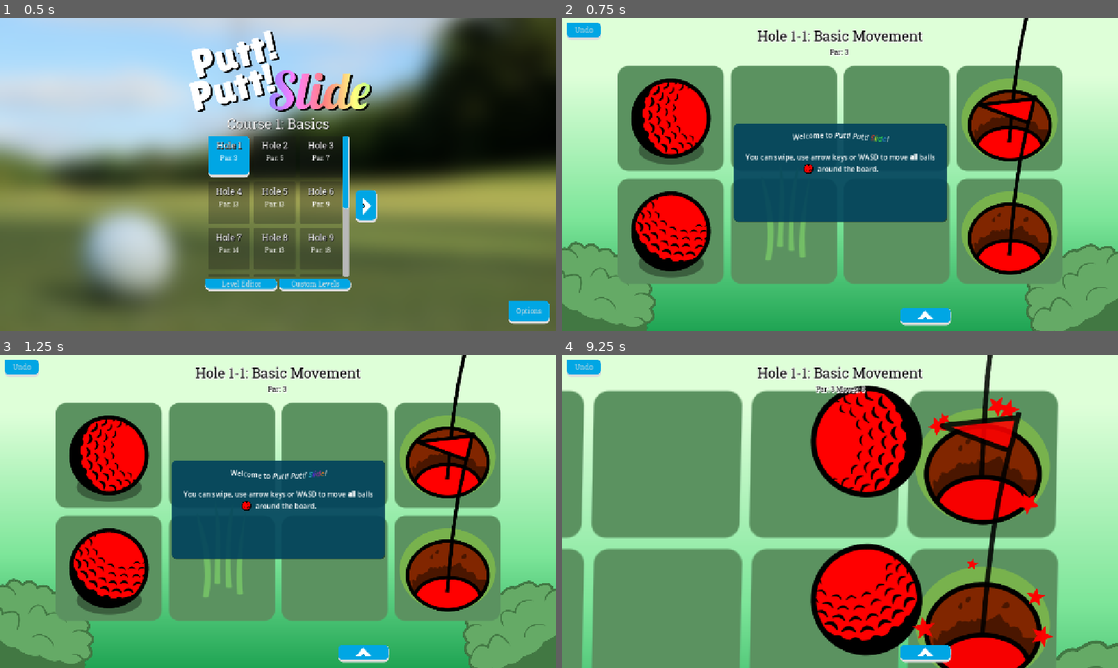
Above: before the commit, frames 1-4 (two rows, left to right).
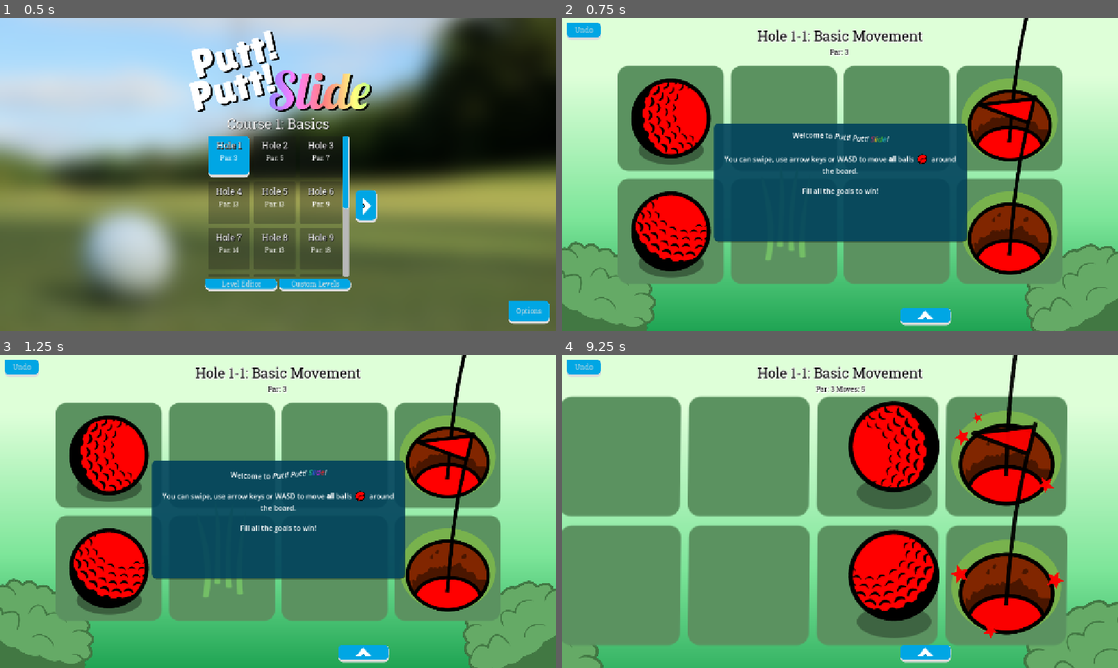
Above: after the commit, the same moments.

Repository: twincannon/GemSlide
Game: Godot game, scene res://scenes/splash_screen.tscn
The game is run twice, just before and just after one commit, with the same random seed, the same clock (stepped at 60 frames per second) and the same inputs. Sound files missing from this copy of the repository are replaced by a short silence.
Inputs (mouse positions are in pixels of both pictures, inside the frame that each line leads up to):
- Up to frame 1 (0.5 s): no input
- Up to frame 2 (0.75 s): click (789, 155) at 0.5 s
- Up to frame 3 (1.25 s): no input
- Up to frame 4 (9.25 s): click "Undo" at 1.25 s; click (923, 652) at 2 s; click "Retry" at 2.75 s; move the mouse to (962, 495) at 3.52 s; hold D (right) 3.53-4.28 s; click (962, 495) at 3.6 s; move the mouse to (728, 527) at 4.27 s; hold S (down) 4.28-5.03 s; tap U (unlocklevels) every 1.5 s from 4.35 to 8.85 s; move the mouse to (895, 442) at 5.02 s; hold D (right) 5.03-5.78 s; click (895, 442) at 5.1 s; move the mouse to (812, 574) at 5.77 s; hold W (up) 5.78-6.53 s; tap Enter at 6.5 s; move the mouse to (1006, 558) at 6.52 s; hold A (left) 6.53-8.03 s; click (1006, 558) at 6.6 s; tap Space at 7.25 s; move the mouse to (673, 464) at 7.27 s; move the mouse to (867, 511) at 8.02 s; hold S (down) 8.03-8.78 s; click (867, 511) at 8.1 s; move the mouse to (756, 433) at 8.77 s; hold D (right) from 8.78 s (still down)

Frame 1 is identical in both runs. In frame 2, 6.6% of the frame differs, in the area x 27-73%, y 33-72%; in frame 3, 6.6%; in frame 4, 44%, in the area x 0-100%, y 0-100%.

Commit message:
Victory sound, music ducking, and more

Diff:
--- a/scenes/game.tscn
+++ b/scenes/game.tscn
@@ -10,6 +10,7 @@
 [ext_resource type="AudioStream" uid="uid://bp6633i07bfq8" path="res://assets/audio/bonk.wav" id="7_u5sy4"]
 [ext_resource type="AudioStream" uid="uid://cnw3njeeiru75" path="res://assets/audio/bomb_ignite.wav" id="7_vtaks"]
 [ext_resource type="AudioStream" uid="uid://dasn2hv3v2e8v" path="res://assets/audio/bomb_defuse.wav" id="8_kvpfn"]
+[ext_resource type="AudioStream" uid="uid://dknqgccseuxmk" path="res://assets/audio/victory.wav" id="11_kvpfn"]
 
 [sub_resource type="Gradient" id="Gradient_1pbea"]
 offsets = PackedFloat32Array(0.270408, 0.5, 0.714286)
@@ -462,6 +463,9 @@
 [node name="BonkAudioPlayer" type="AudioStreamPlayer2D" parent="Audio"]
 stream = ExtResource("7_u5sy4")
 
+[node name="VictoryAudioPlayer" type="AudioStreamPlayer2D" parent="Audio"]
+stream = ExtResource("11_kvpfn")
+
 [node name="BackgroundImageRoot" type="Node2D" parent="."]
 unique_name_in_owner = true
 z_index = -999
--- a/scenes/levels/world1/level01-01.json
+++ b/scenes/levels/world1/level01-01.json
@@ -23,5 +23,5 @@
 	"GridSize": "Vector2i(4, 2)",
 	"LevelName": "Basic Movement",
 	"ParMoves": 3,
-	"Tutorial": "[center][wave amp=50.0 freq=5.0]Welcome to [i] …(166 unchanged characters)… art/golfball.png[/img] around the board.[/center]"
+	"Tutorial": "[center][wave amp=50.0 freq=5.0]Welcome to [i] …(166 unchanged characters)… art/golfball.png[/img] around the board.\n\nFill all the goals to win![/center]"
 }
--- a/scenes/levels/world1/level01-01.tscn
+++ b/scenes/levels/world1/level01-01.tscn
@@ -11,7 +11,9 @@
 level_name = "Basic Movement"
 tutorial = "[center][wave amp=50.0 freq=5.0]Welcome to [i]Putt! Putt! [rainbow]Slide[/rainbow]![/i][/wave]
 
-You can swipe, use arrow keys or WASD to move [b]all[/b] balls [img width=32 height=32 color=#FF0000]res://assets/art/golfball.png[/img] around the board.[/center]"
+You can swipe, use arrow keys or WASD to move [b]all[/b] balls [img width=32 height=32 color=#FF0000]res://assets/art/golfball.png[/img] around the board.
+
+Fill all the goals to win![/center]"
 par_moves = 3
 dev_best = 3
 
--- a/scripts/entities/gem.gd
+++ b/scripts/entities/gem.gd
@@ -104,7 +104,11 @@
 func on_goal_entered(_goal):
 	moves = false
 	gem_in_goal = true
-	%ShadowSprite.visible = false
+
+	var shadow_tween = create_tween()
+	shadow_tween.tween_property(%ShadowSprite, "modulate:a", 0.0, 0.33)
+
+	#%ShadowSprite.visible = false
 	on_gem_entered_goal.emit(self)
 
 func goal_animation_finished():
--- a/scripts/game.gd
+++ b/scripts/game.gd
@@ -471,8 +471,14 @@
 	if status[0]:
 		camera_target_zoom = 2.0
 		camera_target_pos = get_position_at_grid_pos(gem.grid_pos)
-		Engine.time_scale = 0.33
+		$Audio/VictoryAudioPlayer.play()
+		SoundManager.set_music_ducked(true)
+		Engine.time_scale = 0.1
+		get_tree().create_timer(0.25).timeout.connect(restore_engine_timescale.bind())
 		gem.do_goal_celebration()
+
+func restore_engine_timescale():
+	Engine.time_scale = 1.0
 
 func on_gem_goal_anim_finished():
 	for e in entities:
@@ -623,6 +629,7 @@
 	$Audio/TeleportAudioPlayer.play()
 
 func on_game_over(won):
+	SoundManager.set_music_ducked(false)
 	game_state = GameState.END
 	if won:
 		$Audio/WonAudioPlayer.stream = won_sound
--- a/scripts/sound_manager.gd
+++ b/scripts/sound_manager.gd
@@ -36,3 +36,6 @@
 func stop_game_music():
 	if music_node:
 		music_node.stop()
+
+func set_music_ducked(is_ducked:bool) -> void:
+	music_node.volume_db = -20.0 if is_ducked else 0
--- a/scripts/undo/undo_manager.gd
+++ b/scripts/undo/undo_manager.gd
@@ -60,6 +60,8 @@
 		for e in game.entities:
 			if e is SandTrap:
 				e.reconnect_to_stuck_entities()
+			if e is Gem: # Reconnect gems as well
+				e.on_gem_entered_goal.connect(Globals.get_game_node().on_gem_entered_goal.bind())
 
 		game.update_moves_text()
 
Not shown, added: assets/audio/victory.wav.import
Not shown: 1 places in scenes/game.tscn that only renumber resources
Not shown, added: assets/audio/victory.wav
